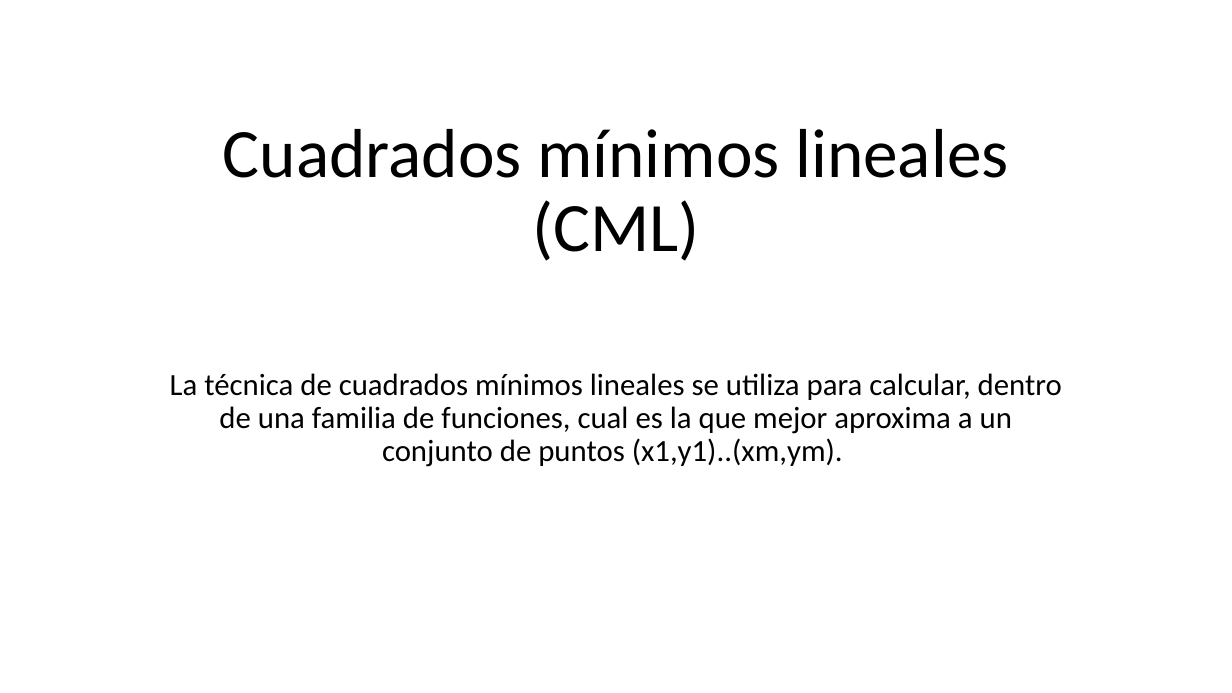
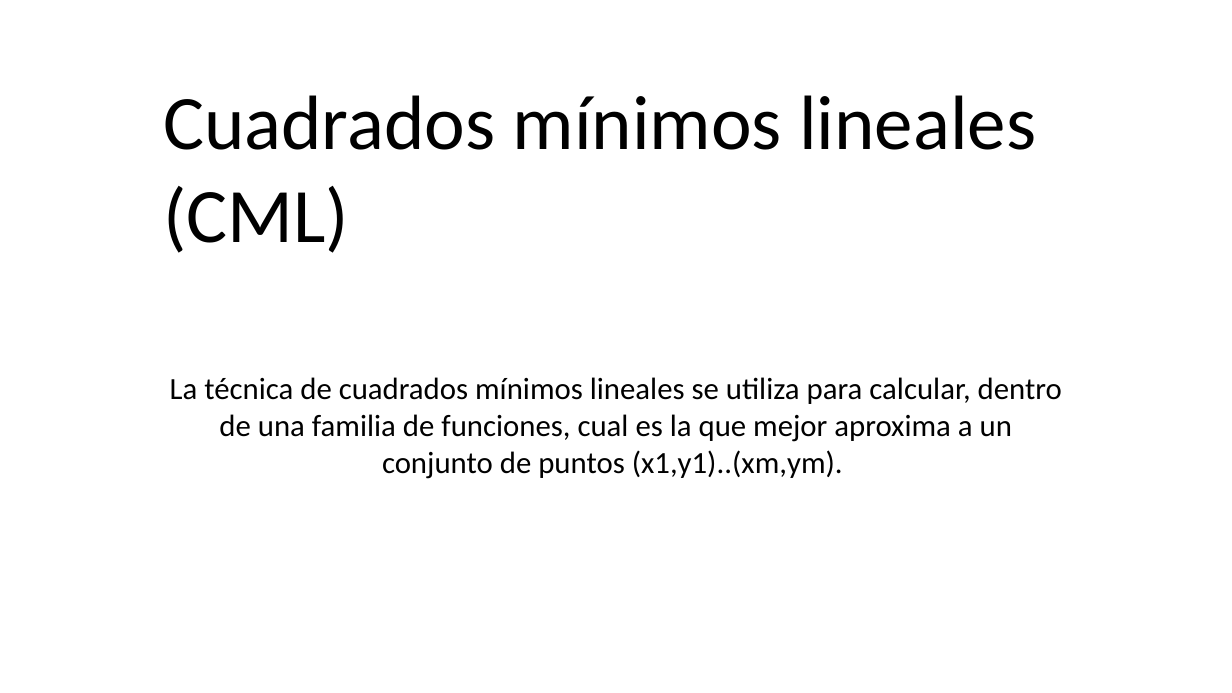
Before and after one commit to mnsantos/metnum-tp3, a slide deck: slide 2 of presentacion/MetnumBall.pptx. Drawn at 1232x693 pixels with LibreOffice and Linux fonts; fonts in the diff are those of the drawing. Boxes give left, top, right and bottom in pixels: in the first picture for what was removed or moved away, otherwise in the second. Text is boxed around its words. In the diff, an @@ line names an element or a change of style, - is before the commit and + after.

```diff
--- a/presentacion/MetnumBall.pptx
+++ b/presentacion/MetnumBall.pptx
@@ text "Cuadrados mínimos lineales (CML)" at [163,95,1036,253]: size 54 to 60 pt; line spacing 0.9 to 1 @@
@@ text "La técnica de cuadrados mínimos ..." at [170,377,1062,479]: line spacing 0.9 to 1; less space between paragraphs @@
```
Also in this commit, not shown: 8 other slides changed, 1 slide removed.
